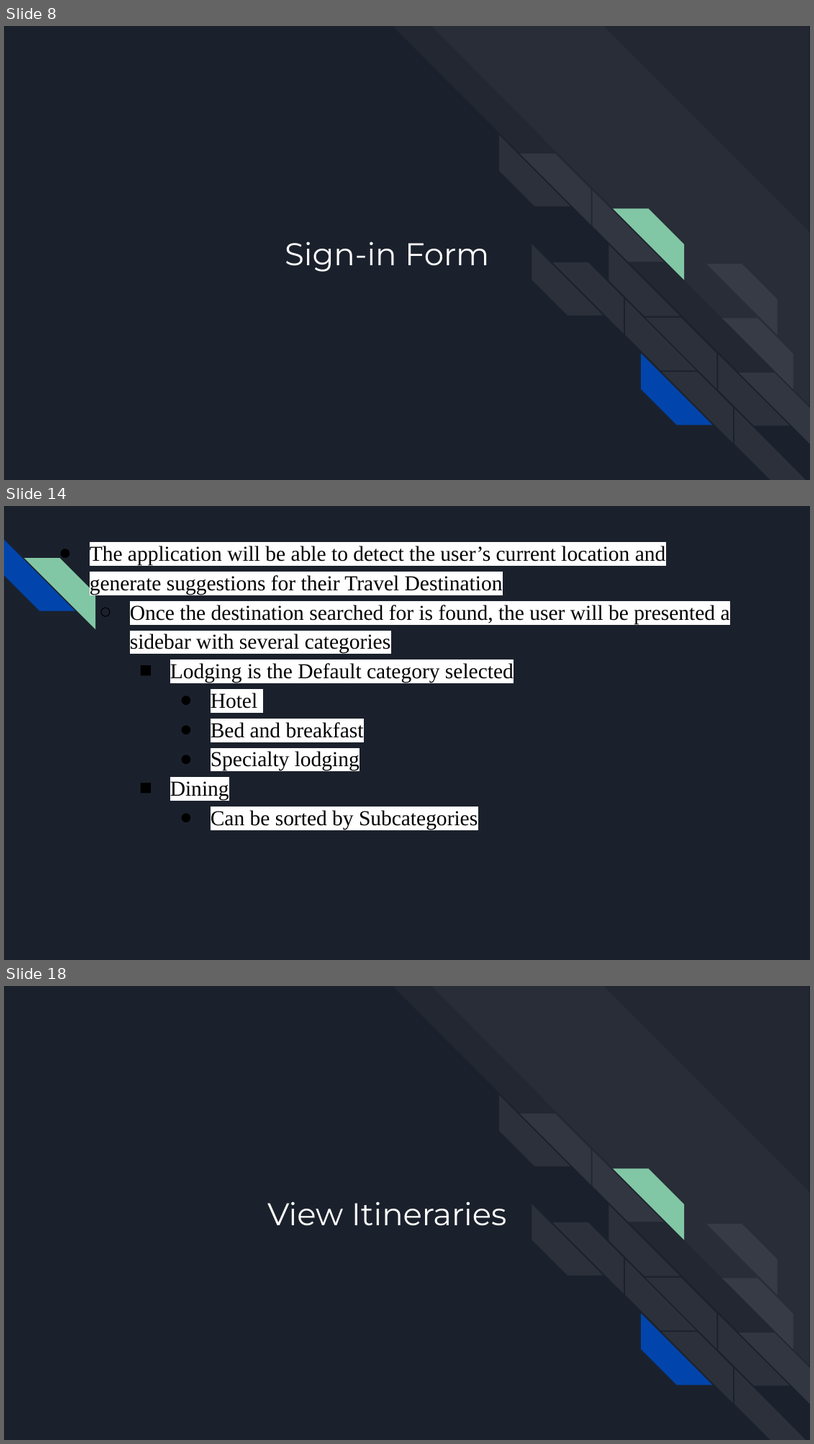
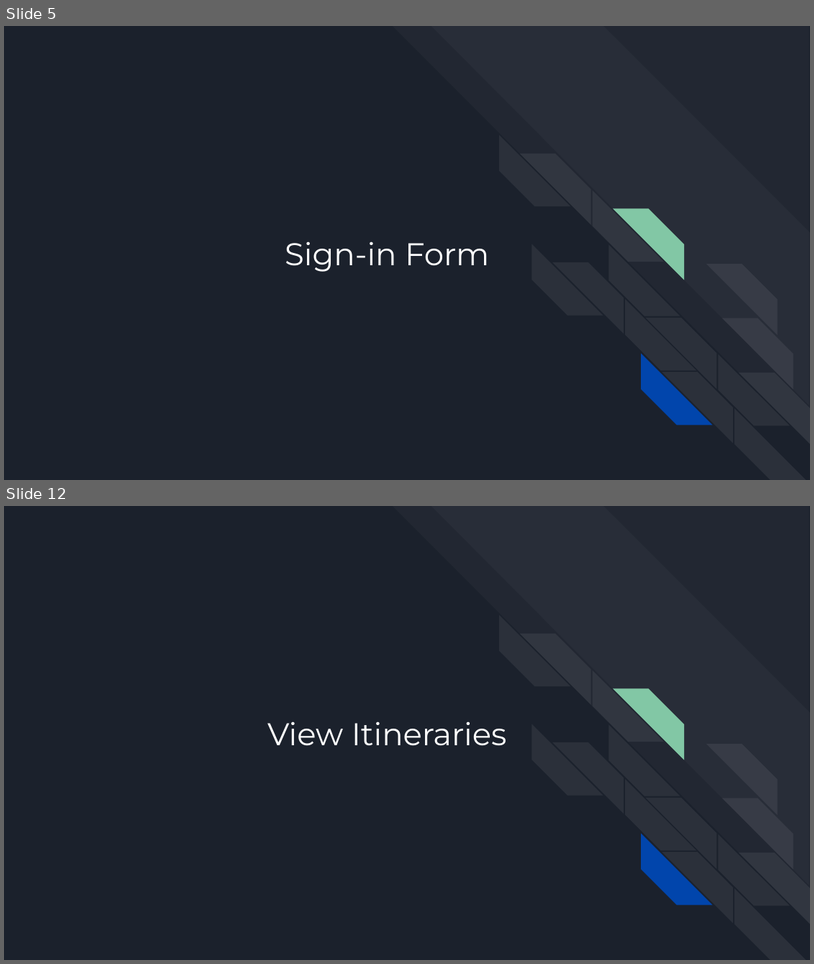
Before and after one commit to DustinWZook/Atlas-Itinerary, a slide deck: Documents/CSCI 4805 Project Requirements.pptx. Shown one above the other, each under a label of ours: slides 8, 14 and 18 before the commit, slides 5 and 12 after it; the slides between them are not shown. The pictures are 814x1444 and 814x964 pixels, drawn with LibreOffice and Linux fonts; fonts in the diff are those of the drawing. Boxes give left, top, right and bottom in pixels: in the first picture for what was removed or moved away, otherwise in the second. Text is boxed around its words. In the diff, an @@ line names an element or a change of style, - is before the commit and + after.

```diff
--- a/Documents/CSCI 4805 Project Requirements.pptx
+++ b/Documents/CSCI 4805 Project Requirements.pptx
@@ slide 14 removed at [4,506,810,960], background #1B212C @@
@@ diag stripe removed at [4,540,75,611] @@
@@ text removed at [90,546,730,829] @@
-● The application will be able to detect the user’s current location and generate suggestions for their Travel Destination
-  ○ Once the destination searched for is found, the user will be presented a sidebar with several categories
-    ■ Lodging is the Default category selected
-      ● Hotel
-      ● Bed and breakfast
-      ● Specialty lodging
-    ■ Dining
-      ● Can be sorted by Subcategories
@@ diag stripe removed at [24,558,95,628] @@
@@ what was slide 8 is now slide 5 @@
@@ what was slide 18 is now slide 12 @@
```
Also in this commit, not shown: 2 slides changed, 8 slides added, 17 other slides removed.
